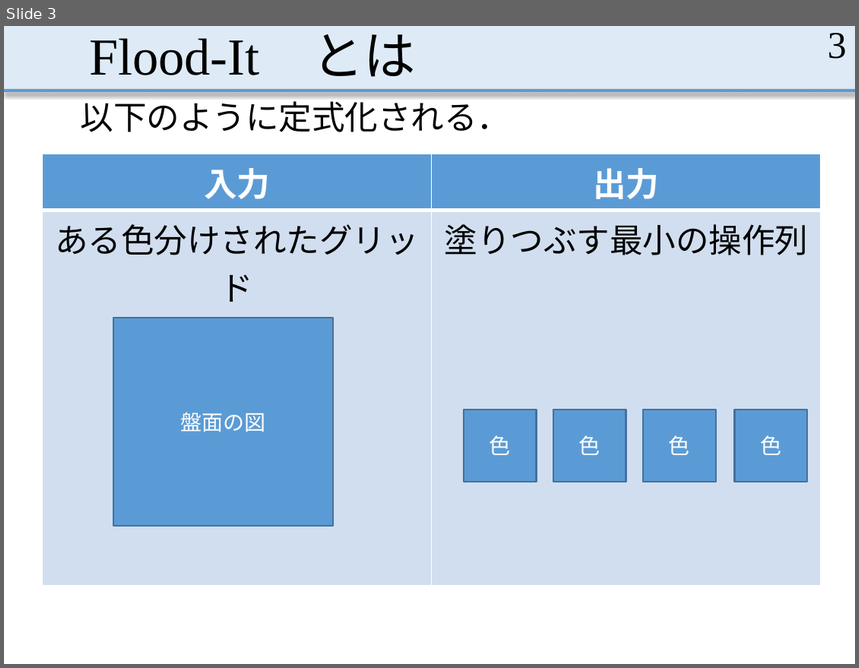
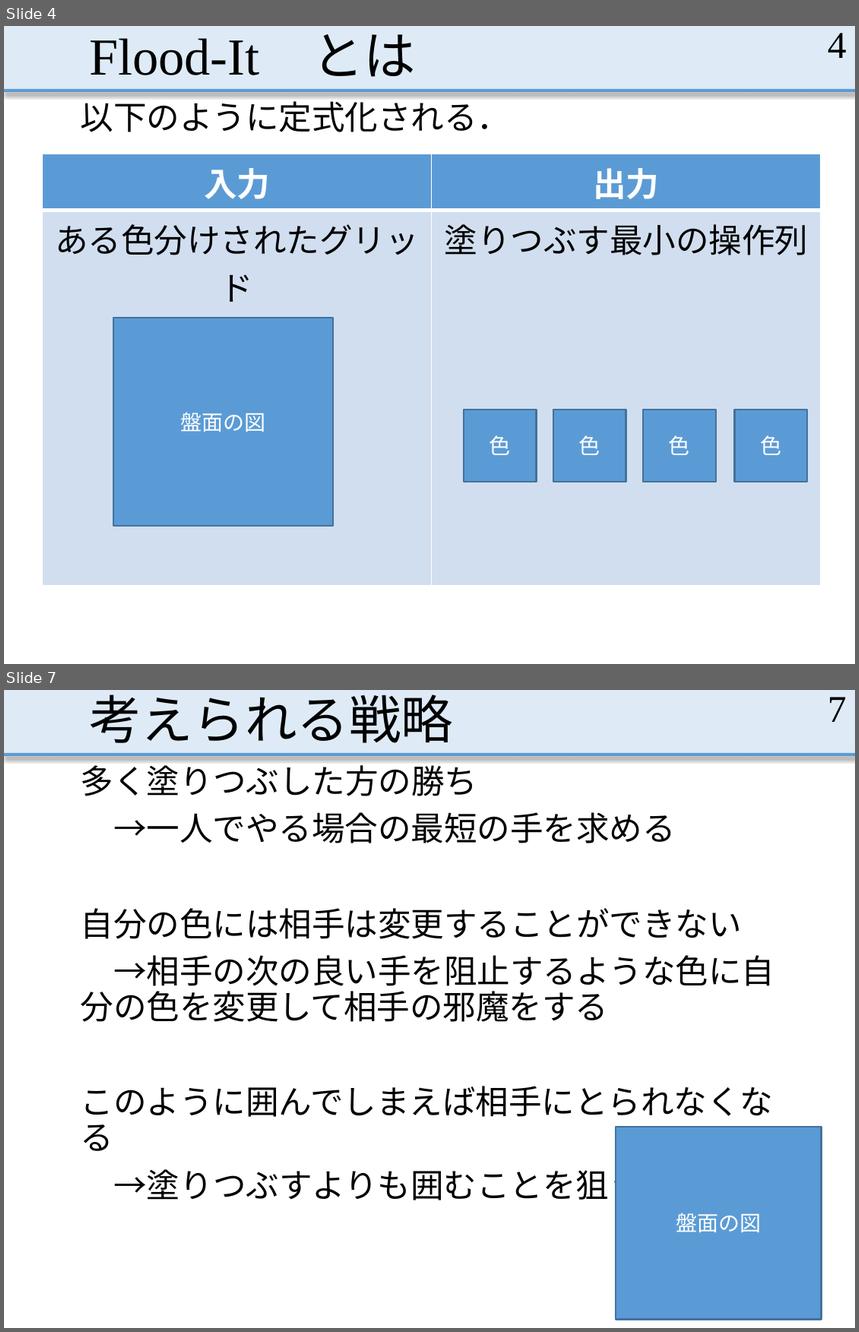
Before and after one commit to MasayaOda/SR, a slide deck: 中間発表.pptx. Shown one above the other, each under a label of ours: slide 3 before the commit, slides 4 and 7 after it; the slides between them are not shown. The pictures are 859x668 and 859x1332 pixels, drawn with LibreOffice and Linux fonts; fonts in the diff are those of the drawing. Boxes give left, top, right and bottom in pixels: in the first picture for what was removed or moved away, otherwise in the second. Text is boxed around its words. In the diff, an @@ line names an element or a change of style, - is before the commit and + after.

Commit message:
先輩方に確認していただいた

```diff
--- a/中間発表.pptx
+++ b/中間発表.pptx
@@ slide 7 added at (x1=4, y1=690, x2=855, y2=1328), background #FFFFFF; not listed: 2 template elements that a slide beside it also shows @@
@@ title added at (x1=89, y1=695, x2=453, y2=743), 44 pt, text #000000 @@
+考えられる戦略
@@ page number added at (x1=828, y1=697, x2=847, y2=722), 32 pt, text #000000 @@
+7
@@ text added at (x1=81, y1=760, x2=775, y2=1206), 28 pt, text #000000 @@
+多く塗りつぶした方の勝ち
+→一人でやる場合の最短の手を求める
+自分の色には相手は変更することができない
+→相手の次の良い手を阻止するような色に自分の色を変更して相手の邪魔をする
+このように囲んでしまえば相手にとられなくなる
+→塗りつぶすよりも囲むことを狙う
@@ rectangle added at (x1=616, y1=1127, x2=822, y2=1320), fill #5B9BD5, outline #43739E 1.5 pt, 18 pt, text #FFFFFF @@
+盤面の図
@@ what was slide 3 is now slide 4 @@
@@ page number at (x1=828, y1=33, x2=847, y2=58): text changed @@
-3
+4
```
Also in this commit, not shown: 5 slides changed, 3 other slides added, 1 slide removed, 1 other file.
